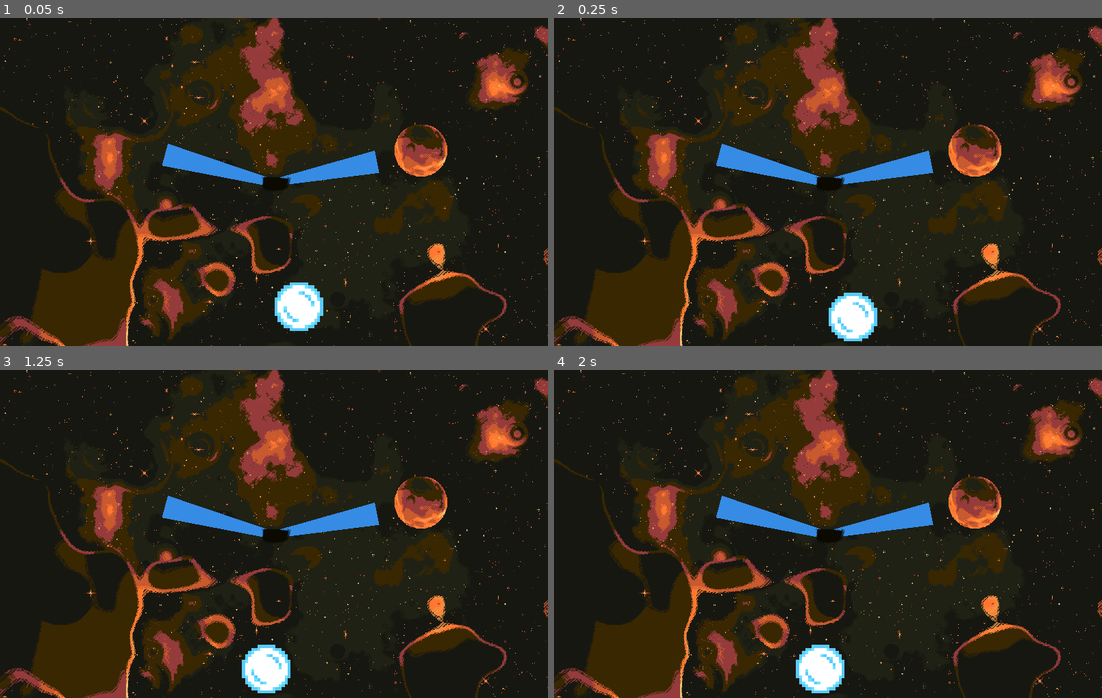
Above: before the commit, frames 1-4 (two rows, left to right).
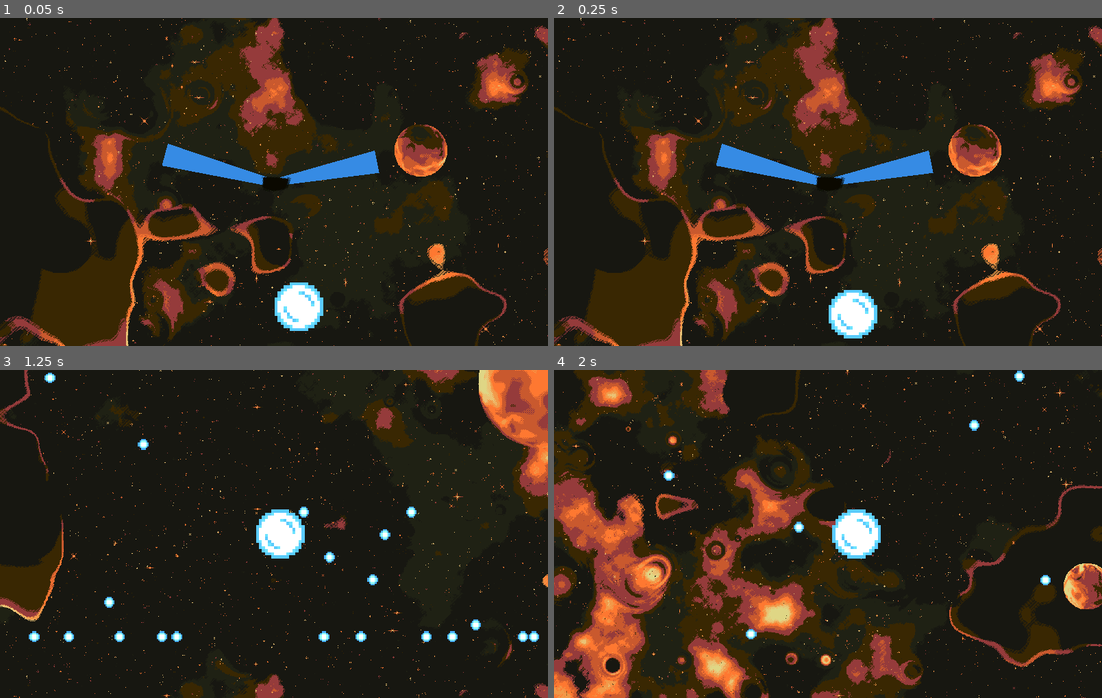
Above: after the commit, the same moments.

Repository: qiiiii24/release_game
Game: Godot game, scene res://Scene/main.tscn
The game is run twice, just before and just after one commit, with the same random seed, the same clock (stepped at 60 frames per second) and the same inputs.
Inputs (mouse positions are in pixels of both pictures, inside the frame that each line leads up to):
- Up to frame 1 (0.05 s): no input
- Up to frame 2 (0.25 s): no input
- Up to frame 3 (1.25 s): tap Enter at 0.5 s; drag from (301, 668) to (274, 534) at 0.52 s
- Up to frame 4 (2 s): drag from (718, 550) to (822, 668) at 1.27 s

Frame 1 is identical in both runs. In frame 2, 0.5% of the frame differs, in the area x 50-59%, y 82-99%; in frame 3, 35%; in frame 4, 48%, in the area x 0-100%, y 0-100%.

Commit message:
做了一点（未完善）

Diff:
--- a/Scene/main.tscn
+++ b/Scene/main.tscn
@@ -6,6 +6,7 @@
 [ext_resource type="PackedScene" uid="uid://da2etvm85mka2" path="res://Scene/generators.tscn" id="4_5s2md"]
 [ext_resource type="Script" path="res://Scene/wall.gd" id="5_4hx0k"]
 [ext_resource type="PackedScene" uid="uid://dupw6g1rmpnny" path="res://Scene/sling_shot.tscn" id="6_yidns"]
+[ext_resource type="PackedScene" uid="uid://d1vctperwnwfy" path="res://Scene/spring.tscn" id="7_lyq12"]
 
 [sub_resource type="ShaderMaterial" id="ShaderMaterial_fibsh"]
 shader = ExtResource("1_w5mfm")
@@ -79,10 +80,10 @@
 position = Vector2(0.5, -849.5)
 shape = SubResource("RectangleShape2D_yp7ko")
 
-[node name="RigidBody2D" type="StaticBody2D" parent="."]
+[node name="Floor" type="StaticBody2D" parent="."]
 
-[node name="CollisionShape2D" type="CollisionShape2D" parent="RigidBody2D"]
-position = Vector2(540, 843)
+[node name="CollisionShape2D" type="CollisionShape2D" parent="Floor"]
+position = Vector2(540, 837)
 shape = SubResource("RectangleShape2D_h1ycp")
 
 [node name="SlingShot" parent="." node_paths=PackedStringArray("player") instance=ExtResource("6_yidns")]
@@ -90,3 +91,6 @@
 scale = Vector2(2, 2)
 initial_velocity_factor = 50.0
 player = NodePath("../Player")
+
+[node name="Spring" parent="." node_paths=PackedStringArray("player") instance=ExtResource("7_lyq12")]
+player = NodePath("../Player")
--- a/Scene/player.gd
+++ b/Scene/player.gd
@@ -12,6 +12,7 @@
 
 var drag : bool = false
 var camera_can_move : bool = false
+var can_draw_line : bool = false
 
 func _ready() -> void:
 	area_2d.input_event.connect(_on_area_2d_input_event)
@@ -33,7 +34,7 @@
 func _physics_process(delta: float) -> void:
 
 	var collisionInfo = move_and_collide(velocity * delta)
-
+	## 没有使用y坐标反弹，考虑是否要修改
 	if collisionInfo:
 		velocity.x = velocity.bounce(collisionInfo.get_normal()).x
 		velocity *= BOUNCE_SPEED
@@ -55,11 +56,12 @@
 	if velocity.y > 0:
 		camera_can_move = false
 
+
 ## 发射
 func launch(speed: Vector2) -> void:
 	camera_can_move = true
 	velocity += speed
-	print(speed)
+	can_draw_line = true
 
 func _on_area_2d_input_event(_viewport: Node, event: InputEvent, _shape_idx: int) -> void:
 	if event is InputEventMouseButton:
--- a/Scene/sling_shot.tscn
+++ b/Scene/sling_shot.tscn
@@ -35,7 +35,7 @@
 texture = ExtResource("3_s6l4p")
 
 [node name="Marker2D" type="Marker2D" parent="."]
-position = Vector2(74, -31)
+position = Vector2(78, -139)
 
 [node name="Line2D" type="Line2D" parent="."]
 points = PackedVector2Array(-30, -104, 76, -76)
--- /dev/null
+++ b/Scene/spring.gd
@@ -0,0 +1,35 @@
+extends Node2D
+
+@onready var line_2d: Line2D = $Line2D
+@onready var collision_shape_2d: CollisionShape2D = $CollisionShape2D
+
+@export var player: Player
+
+var can_draw: bool = false
+var start_position: Vector2
+var end_position: Vector2
+
+func _input(event: InputEvent) -> void:
+	if event is InputEventMouseButton:
+		if event.button_index == MOUSE_BUTTON_LEFT:
+			if event.is_pressed():
+				can_draw = true
+				start_position = get_local_mouse_position()
+				draw_spring(start_position)
+			elif event.is_released():
+				end_position = get_local_mouse_position()
+				can_draw = false
+				draw_spring(end_position)
+
+func draw_spring(pos: Vector2) -> void:
+	if player.can_draw_line:
+		if can_draw:
+			collision_shape_2d.shape.a = pos
+			line_2d.set_point_position(0, pos)
+			line_2d.visible = false
+			collision_shape_2d.disabled = true
+		else:
+			collision_shape_2d.shape.b = pos
+			line_2d.set_point_position(1, pos)
+			line_2d.visible = true
+			collision_shape_2d.disabled = false
--- /dev/null
+++ b/Scene/spring.tscn
@@ -0,0 +1,17 @@
+[gd_scene load_steps=3 format=3 uid="uid://d1vctperwnwfy"]
+
+[ext_resource type="Script" path="res://Scene/spring.gd" id="1_2oo58"]
+
+[sub_resource type="SegmentShape2D" id="SegmentShape2D_efuo0"]
+
+[node name="Spring" type="StaticBody2D"]
+collision_layer = 2
+collision_mask = 2
+script = ExtResource("1_2oo58")
+
+[node name="Line2D" type="Line2D" parent="."]
+visible = false
+points = PackedVector2Array(0, 0, 0, 0)
+
+[node name="CollisionShape2D" type="CollisionShape2D" parent="."]
+shape = SubResource("SegmentShape2D_efuo0")
Not shown: 1 places in Scene/main.tscn that only renumber resources
Not shown, changed: 准备实现的功能.txt
